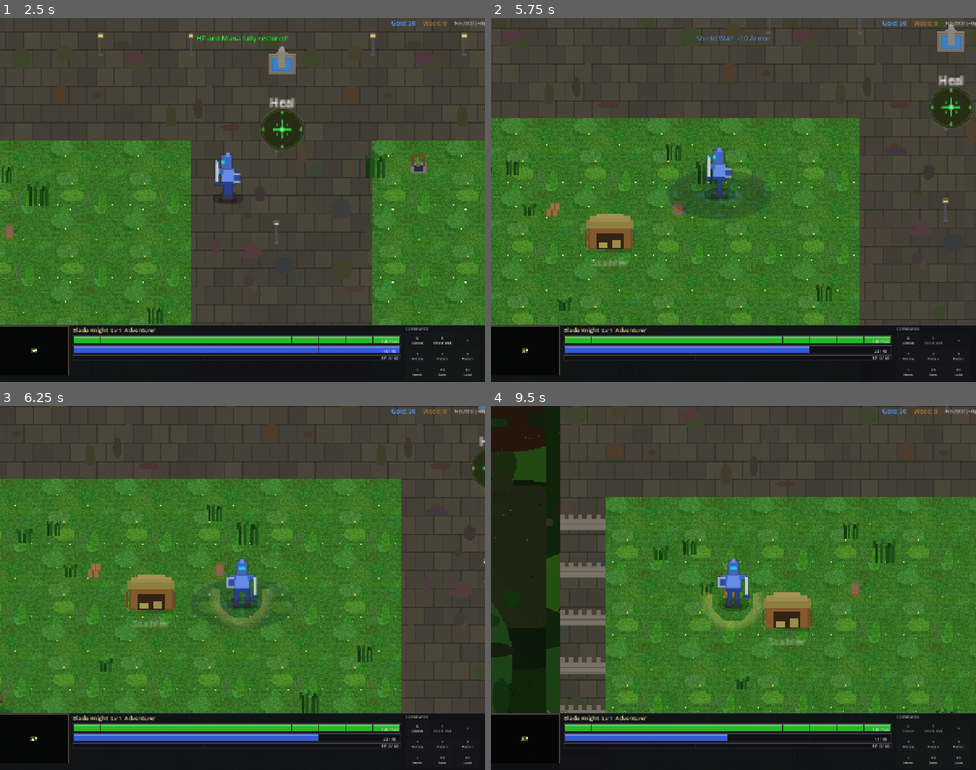
Above: before the commit, frames 1-4 (two rows, left to right).
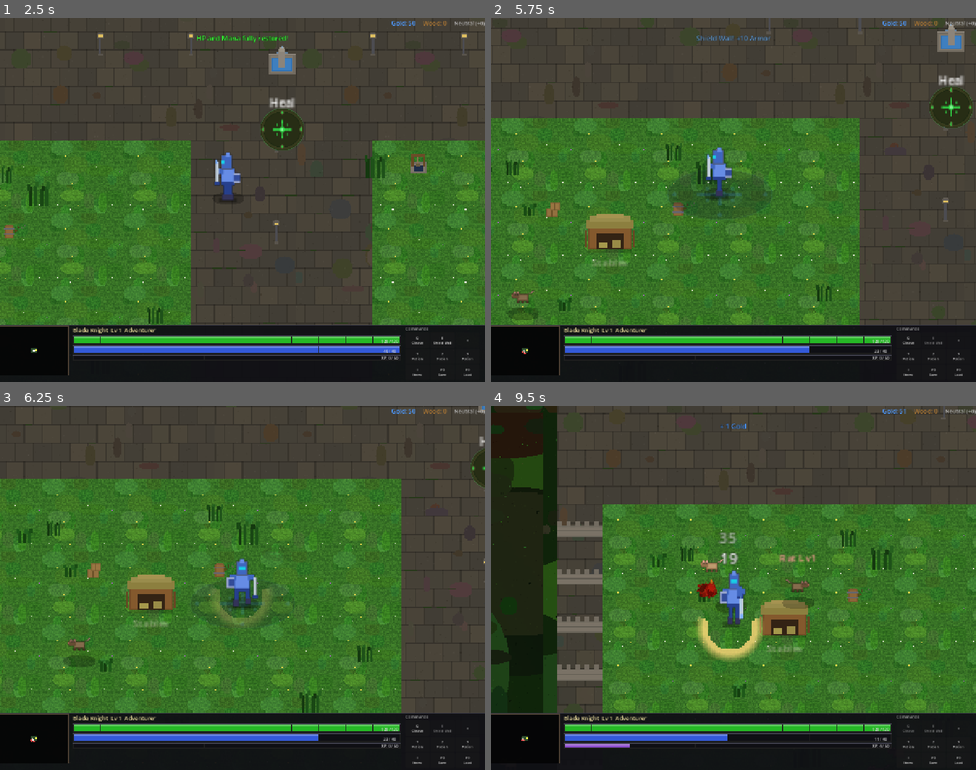
Above: after the commit, the same moments.

Repository: slxny/legends-open-rpg
Game: Godot game, scene res://scenes/main.tscn
Same seed, same stepped clock (60 frames per second), same inputs: the game is played once before the commit and once after it.
Inputs (mouse positions are in pixels of both pictures, inside the frame that each line leads up to):
- Up to frame 1 (2.5 s): click "SELECT" at 0.5 s; tap Enter at 1.25 s; drag from (33, 352) to (242, 258) at 1.27 s; drag from (145, 218) to (247, 174) at 2.02 s
- Up to frame 2 (5.75 s): move the mouse to (782, 119) at 2.77 s; hold D (move_right) 2.78-3.5 s; hold E (ability_2) 2.78-3.5 s; tap Space (attack) at 3.05 s; drag from (709, 272) to (752, 200) at 3.52 s; move the mouse to (879, 254) at 4.27 s; hold A (move_left) 4.28-5 s; hold Space (attack) 4.28-5 s; tap F (interact) at 4.35 s; drag from (588, 145) to (714, 200) at 5.02 s
- Up to frame 3 (6.25 s): move the mouse to (266, 588) at 5.77 s; hold S (move_down) from 5.78 s (still down); hold Space (attack) from 5.78 s (still down); tap 2 at 5.85 s; click (266, 588) at 5.92 s
- Up to frame 4 (9.5 s): release S (move_down) at 6.5 s; release Space (attack) at 6.5 s; drag from (660, 497) to (733, 609) at 6.52 s; move the mouse to (840, 569) at 7.27 s; hold W (move_up) 7.28-8 s; hold Space (attack) 7.28-8 s; tap 4 at 7.35 s; drag from (636, 606) to (748, 420) at 8.02 s; move the mouse to (782, 507) at 8.77 s; hold S (move_down) from 8.78 s (still down); hold Q (ability_1) from 8.78 s (still down); tap Space (attack) at 9.05 s

Frame 1 is identical in both runs. In frame 2, 0.3% of the frame differs, in the area x 3-10%, y 74-93%; in frame 3, 0.3%; in frame 4, 15%, in the area x 0-100%, y 0-94%.

Commit message:
Fix minion loading lag with staggered spawning and distance-based sleep
Three changes to eliminate the frame spike when loading ~320 enemies:

1. Stagger enemy spawning across frames (3 per frame) instead of
   instantiating all enemies in a single frame during _ready()
2. Defer distant camp initialization — camps >1500px from spawn stay
   dormant until the player approaches
3. Distance-based sleep/wake on enemies — enemies >800px from the
   player skip physics processing entirely (with hysteresis at 700px
   to prevent flicker)

https://claude.ai/code/session_01AFFTnuTpnUDJJf6Lez1TJP

Diff:
--- a/scenes/enemies/creep_camp.gd
+++ b/scenes/enemies/creep_camp.gd
@@ -122,15 +122,44 @@
 var _alive_count: int = 0
 var _respawn_timer: float = 0.0
 var _waiting_respawn: bool = false
+var _spawned: bool = false  # Whether initial spawn has happened
 var _times_respawned: int = 0
 var _cached_player: Node2D = null
 var _player_check_timer: float = 0.0
+var _spawn_queue: Array = []  # Pending enemies to spawn across frames
+var _is_stagger_spawning: bool = false
 const PLAYER_CHECK_INTERVAL: float = 0.5  # Only check player proximity twice per second
+const ACTIVATION_DISTANCE_SQ: float = 2250000.0  # 1500^2 — camps within this activate immediately
+const ENEMIES_PER_FRAME: int = 3  # Max enemies to instantiate per frame during staggered spawn
 
 func _ready() -> void:
-	_spawn_enemies(false)
+	# Defer initial spawn: camps close to origin (player spawn) activate immediately,
+	# distant camps wait until the player approaches
+	var dist_sq = global_position.length_squared()
+	if dist_sq < ACTIVATION_DISTANCE_SQ:
+		_spawn_enemies_staggered(false)
+	# Distant camps stay dormant until player is nearby (checked in _process)
 
 func _process(delta: float) -> void:
+	# Handle staggered spawning: drip-feed enemies across frames
+	if _is_stagger_spawning and _spawn_queue.size() > 0:
+		var count = mini(_spawn_queue.size(), ENEMIES_PER_FRAME)
+		for _i in range(count):
+			var pending = _spawn_queue.pop_front()
+			_instantiate_enemy(pending)
+		if _spawn_queue.size() == 0:
+			_is_stagger_spawning = false
+		return
+
+	# Check if this camp hasn't spawned yet (distant camp waiting for player)
+	if not _spawned and not _is_stagger_spawning:
+		_player_check_timer -= delta
+		if _player_check_timer <= 0.0:
+			_player_check_timer = PLAYER_CHECK_INTERVAL
+			if _is_player_in_activation_range():
+				_spawn_enemies_staggered(false)
+		return
+
 	if not _waiting_respawn:
 		return
 	# Throttle player proximity checks to twice per second
@@ -142,7 +171,7 @@
 	_respawn_timer -= delta
 	if _respawn_timer <= 0:
 		_waiting_respawn = false
-		_spawn_enemies(true)
+		_spawn_enemies_staggered(true)
 
 func _is_player_nearby() -> bool:
 	if not _cached_player or not is_instance_valid(_cached_player):
@@ -152,47 +181,67 @@
 		return global_position.distance_squared_to(_cached_player.global_position) < 360000.0  # 600^2
 	return false
 
-func _spawn_enemies(is_respawn: bool) -> void:
+func _is_player_in_activation_range() -> bool:
+	if not _cached_player or not is_instance_valid(_cached_player):
+		var players = get_tree().get_nodes_in_group("player")
+		_cached_player = players[0] if players.size() > 0 else null
+	if _cached_player and is_instance_valid(_cached_player):
+		return global_position.distance_squared_to(_cached_player.global_position) < ACTIVATION_DISTANCE_SQ
+	return false
+
+func _spawn_enemies_staggered(is_respawn: bool) -> void:
 	var type_data = CAMP_TYPES.get(camp_type, CAMP_TYPES["goblin"])
 	_alive_count = enemy_count
+	_spawned = true
 
 	if is_respawn:
 		_times_respawned += 1
 
-	# Spread scales with group size so large swarms don't pile up
-	var spread = 30.0 + enemy_count * 4.0  # 5 enemies → ±50, 20 enemies → ±110
+	var spread = 30.0 + enemy_count * 4.0
+	_spawn_queue.clear()
 	for i in range(enemy_count):
-		var enemy = _enemy_scene.instantiate()
-		var offset = Vector2(randf_range(-spread, spread), randf_range(-spread, spread))
-		enemy.position = offset
-
 		var level = randi_range(type_data["level_range"][0], type_data["level_range"][1])
-		# Respawned enemies are slightly weaker (fewer HP, less reward)
 		var weakness_factor = 1.0
 		if is_respawn:
 			weakness_factor = max(0.6, 1.0 - _times_respawned * 0.1)
 
-		var config = {
-			"name": type_data["name"],
+		_spawn_queue.append({
+			"offset": Vector2(randf_range(-spread, spread), randf_range(-spread, spread)),
+			"type_data": type_data,
 			"level": level,
-			"sprite_type": type_data["sprite_type"],
-			"move_speed": type_data["move_speed"],
-			"attack_range": type_data["attack_range"],
-			"aggro_range": type_data["aggro_range"],
-			"xp_reward": int((type_data["xp_reward"] + (level - 1) * 5) * weakness_factor),
-			"gold_reward": int((type_data["gold_reward"] + (level - 1) * 2) * weakness_factor),
-			"drop_table": type_data["drop_table"],
 			"weakness_factor": weakness_factor,
-		}
-
-		add_child(enemy)
-		enemy.initialize(config)
-		# Apply weakness to respawned enemies
-		if is_respawn and weakness_factor < 1.0:
-			enemy.stats.max_hp = int(enemy.stats.max_hp * weakness_factor)
-			enemy.stats.current_hp = enemy.stats.max_hp
-			enemy.stats.attack_damage = int(enemy.stats.attack_damage * weakness_factor)
-		enemy.died.connect(_on_enemy_died)
+			"is_respawn": is_respawn,
+		})
+	_is_stagger_spawning = true
+
+func _instantiate_enemy(pending: Dictionary) -> void:
+	var enemy = _enemy_scene.instantiate()
+	enemy.position = pending["offset"]
+	var type_data = pending["type_data"]
+	var level = pending["level"]
+	var weakness_factor = pending["weakness_factor"]
+	var is_respawn = pending["is_respawn"]
+
+	var config = {
+		"name": type_data["name"],
+		"level": level,
+		"sprite_type": type_data["sprite_type"],
+		"move_speed": type_data["move_speed"],
+		"attack_range": type_data["attack_range"],
+		"aggro_range": type_data["aggro_range"],
+		"xp_reward": int((type_data["xp_reward"] + (level - 1) * 5) * weakness_factor),
+		"gold_reward": int((type_data["gold_reward"] + (level - 1) * 2) * weakness_factor),
+		"drop_table": type_data["drop_table"],
+		"weakness_factor": weakness_factor,
+	}
+
+	add_child(enemy)
+	enemy.initialize(config)
+	if is_respawn and weakness_factor < 1.0:
+		enemy.stats.max_hp = int(enemy.stats.max_hp * weakness_factor)
+		enemy.stats.current_hp = enemy.stats.max_hp
+		enemy.stats.attack_damage = int(enemy.stats.attack_damage * weakness_factor)
+	enemy.died.connect(_on_enemy_died)
 
 func _on_enemy_died(enemy: Node2D, xp_reward: int, gold_reward: int) -> void:
 	GameManager.record_kill(enemy.enemy_name)
--- a/scenes/enemies/enemy.gd
+++ b/scenes/enemies/enemy.gd
@@ -31,6 +31,13 @@
 var _knockback_velocity: Vector2 = Vector2.ZERO
 var _cached_player: Node2D = null  # Cached player reference to avoid per-frame group lookups
 var _cached_world_node: Node = null  # Cached world node for VFX spawning
+
+# Distance-based sleep/wake — enemies far from the player disable physics processing
+var _is_sleeping: bool = false
+var _sleep_check_timer: float = 0.0
+const SLEEP_DISTANCE_SQ: float = 640000.0  # 800^2 — sleep when player is >800px away
+const WAKE_DISTANCE_SQ: float = 490000.0   # 700^2 — wake when player is <700px (hysteresis)
+const SLEEP_CHECK_INTERVAL: float = 0.4    # Check sleep/wake ~2.5x per second
 
 # Patrol state
 var _patrol_target: Vector2 = Vector2.ZERO
@@ -80,6 +87,9 @@
 	# Start with a short random idle delay before first patrol
 	_patrol_wait_timer = randf_range(0.3, 1.5)
 
+	# Stagger sleep checks so not all enemies check on the same frame
+	_sleep_check_timer = randf_range(0.0, SLEEP_CHECK_INTERVAL)
+
 
 func initialize(config: Dictionary) -> void:
 	enemy_name = config.get("name", "Enemy")
@@ -139,6 +149,16 @@
 	if _is_dead:
 		return
 
+	# Distance-based sleep/wake check (throttled)
+	_sleep_check_timer -= delta
+	if _sleep_check_timer <= 0.0:
+		_sleep_check_timer = SLEEP_CHECK_INTERVAL
+		_update_sleep_state()
+		if _is_sleeping:
+			return
+	elif _is_sleeping:
+		return
+
 	# Apply knockback impulse — overrides state machine until it decays
 	if _knockback_velocity.length_squared() > 4.0:
 		velocity = _knockback_velocity
@@ -308,6 +328,10 @@
 func take_damage(amount: int, is_crit: bool = false) -> void:
 	if _is_dead:
 		return
+	# Force wake if sleeping (player somehow hit us at range)
+	if _is_sleeping:
+		_is_sleeping = false
+		visible = true
 	stats.take_damage(amount)
 	_update_hp_bar()
 	hp_bar.visible = true
@@ -509,6 +533,23 @@
 		return _cached_player
 	return null
 
+func _update_sleep_state() -> void:
+	var player = _get_player()
+	if not player:
+		return
+	var dist_sq = global_position.distance_squared_to(player.global_position)
+	if _is_sleeping:
+		# Wake up when player gets close enough (with hysteresis to avoid flicker)
+		if dist_sq < WAKE_DISTANCE_SQ:
+			_is_sleeping = false
+			visible = true
+	else:
+		# Fall asleep when player is far away (only if not in combat)
+		if dist_sq > SLEEP_DISTANCE_SQ and current_state != State.CHASE and current_state != State.ATTACK:
+			_is_sleeping = true
+			visible = false
+			velocity = Vector2.ZERO
+
 func _get_world_node() -> Node:
 	if _cached_world_node and is_instance_valid(_cached_world_node):
 		return _cached_world_node
